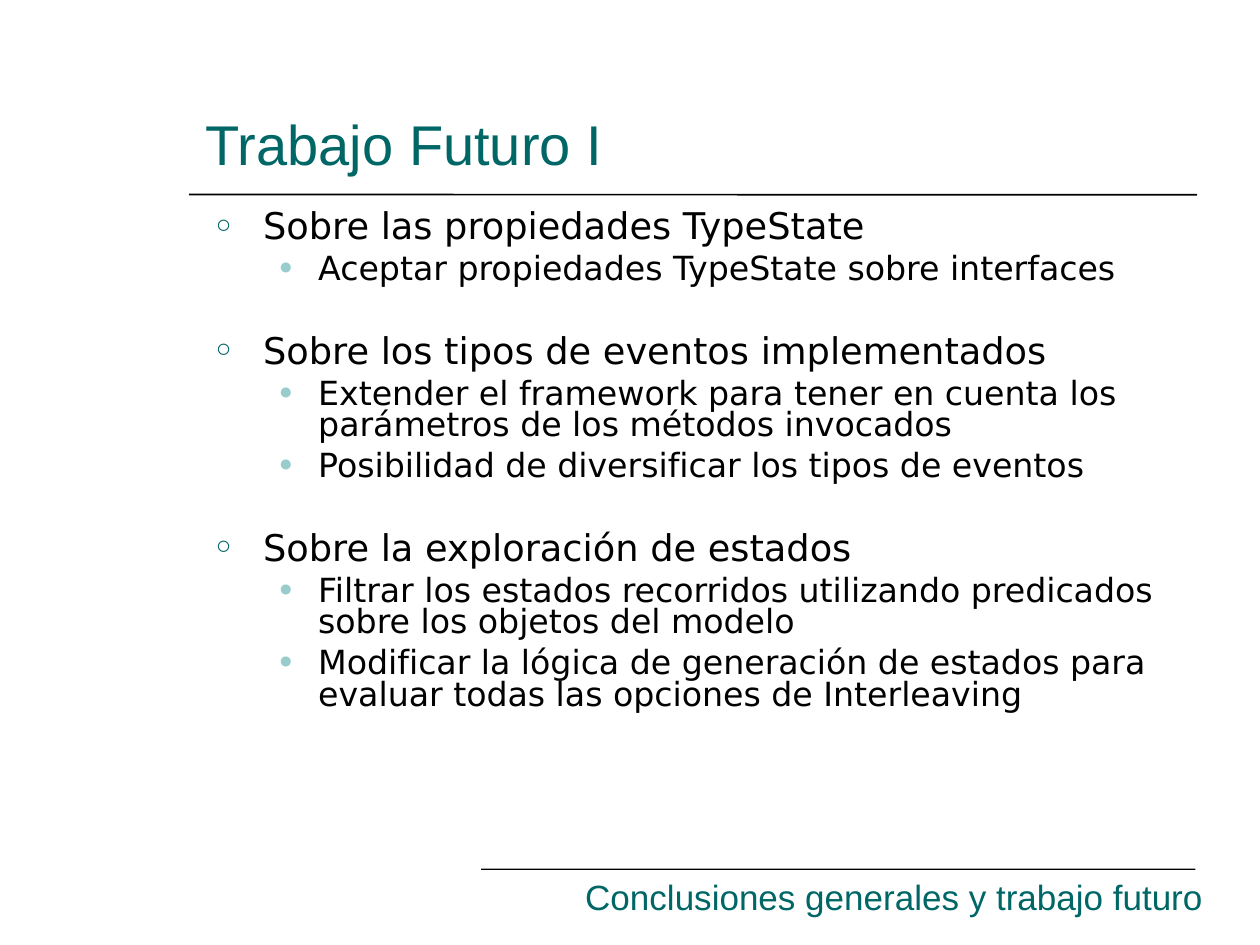
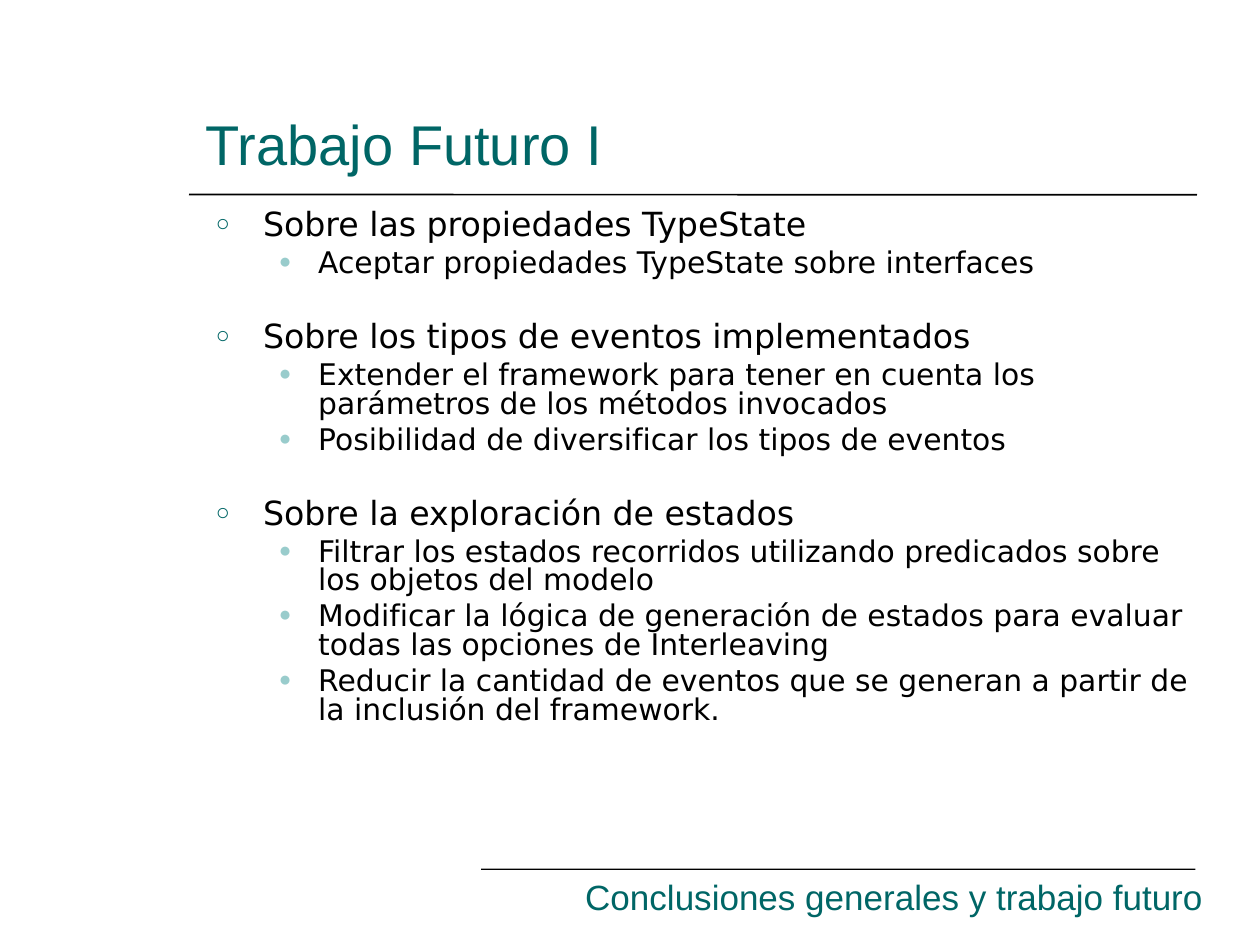
Before and after one commit to hugomelendez/tesis-jpf-2006, a slide deck: slide 44 of tesis-doc/Presentación.ppt (slide 47 before the commit). Drawn at 1260x945 pixels with LibreOffice and Linux fonts; fonts in the diff are those of the drawing. Boxes give left, top, right and bottom in pixels: in the first picture for what was removed or moved away, otherwise in the second. Text is boxed around its words. In the diff, an @@ line names an element or a change of style, - is before the commit and + after.

```diff
--- a/tesis-doc/Presentación.ppt
+++ b/tesis-doc/Presentación.ppt
@@ text at [263,210,1182,662]: size 21 to 19 pt in "Sobre las propiedades TypeState", "Sobre los tipos de eventos implementados", "Sobre la exploración de estados"; size 19 to 17 pt in "Aceptar propiedades TypeState sobre interfaces", "Extender el framework para tener en cuenta ...", "Posibilidad de diversificar los tipos de eventos", "Filtrar los estados recorridos utilizando predicados sobre ..." and 1 more places @@
@@ text at [318,668,1187,721]: paragraph added @@
+  ● Reducir la cantidad de eventos que se generan a partir de la inclusión del framework.
```
Also in this commit, not shown: 4 other slides changed, 3 slides removed, 1 other file.
